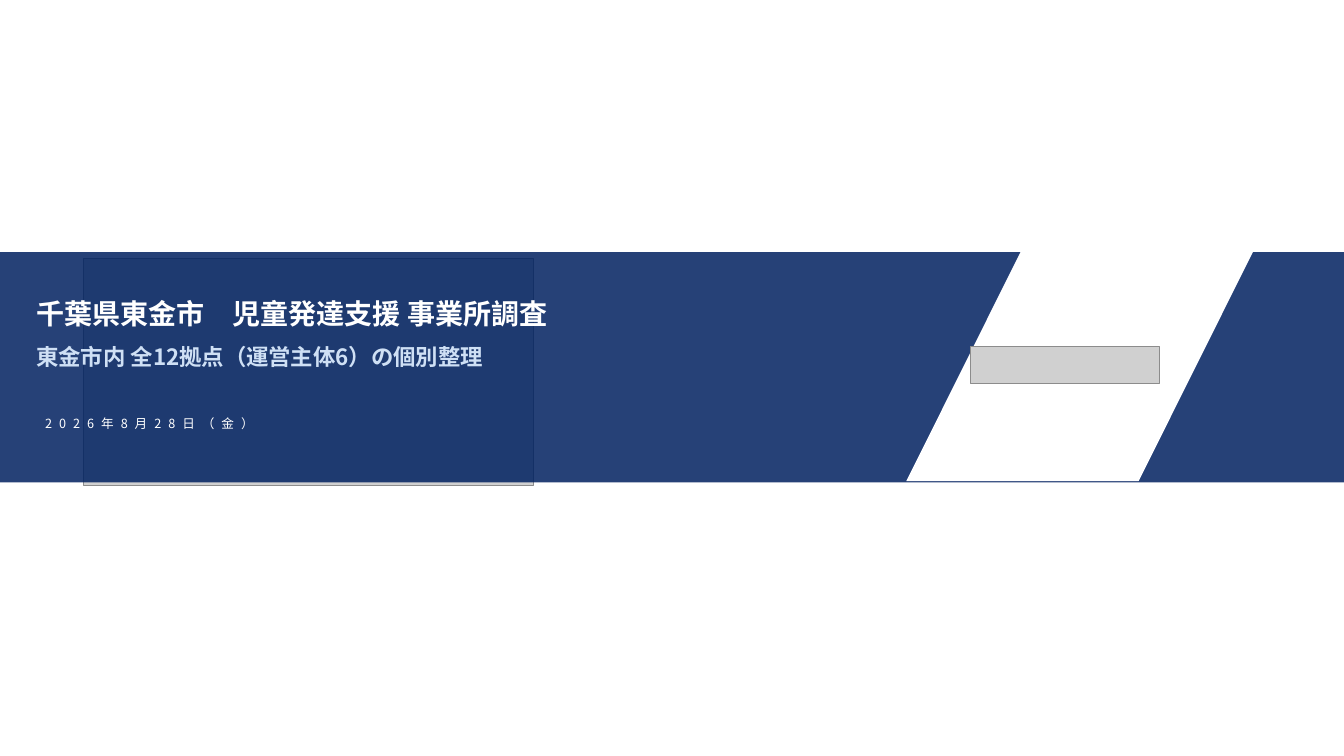
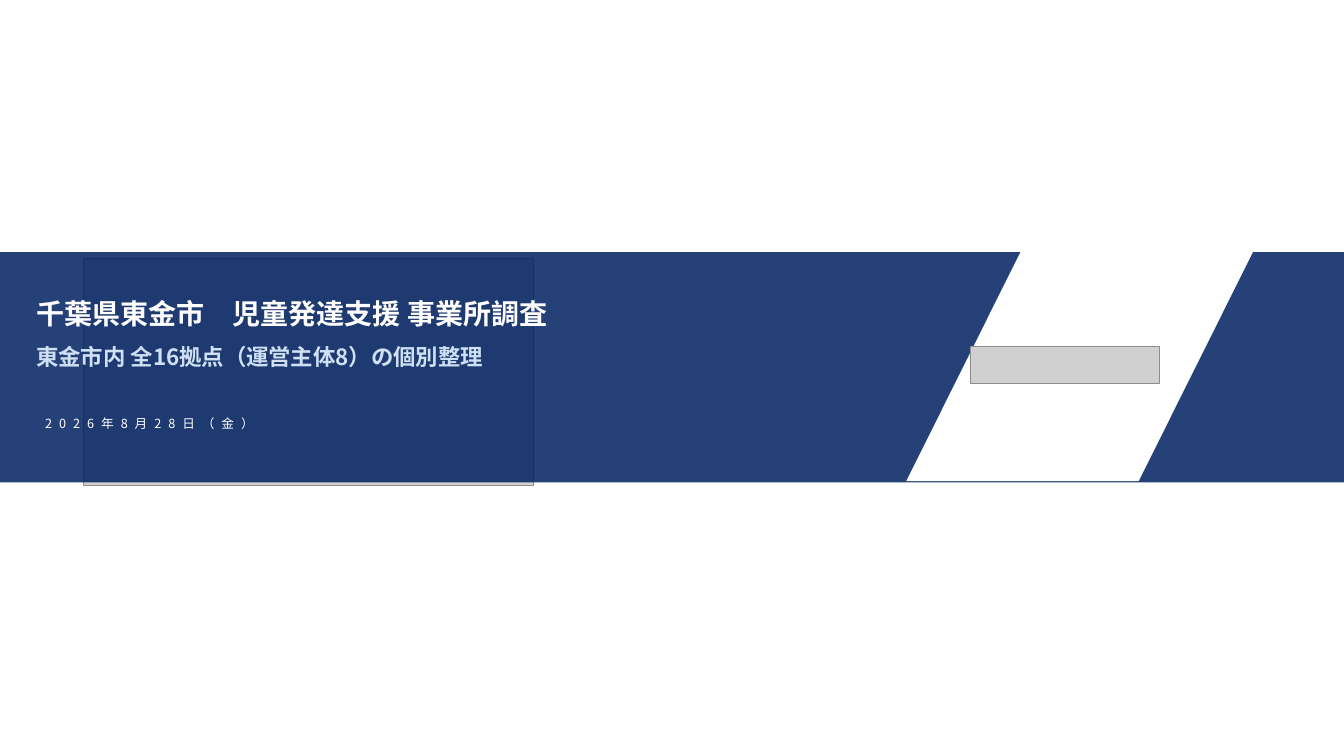
Before and after one commit to efejdjeifienfneafnwaj/-, a slide deck: slide 1 of 東金市_児童発達支援_事業所調査.pptx. Drawn at 1344x756 pixels with LibreOffice and Linux fonts; fonts in the diff are those of the drawing; grey boxes stand for pictures; background and template pictures are left out. Boxes give left, top, right and bottom in pixels: in the first picture for what was removed or moved away, otherwise in the second. Text is boxed around its words. In the diff, an @@ line names an element or a change of style, - is before the commit and + after.

```diff
--- a/東金市_児童発達支援_事業所調査.pptx
+++ b/東金市_児童発達支援_事業所調査.pptx
@@ text at (x1=36, y1=346, x2=483, y2=367): text changed @@
-東金市内 全12拠点（運営主体6）の個別整理
+東金市内 全16拠点（運営主体8）の個別整理
```
Also in this commit, not shown: 5 other slides changed, 2 slides added.
